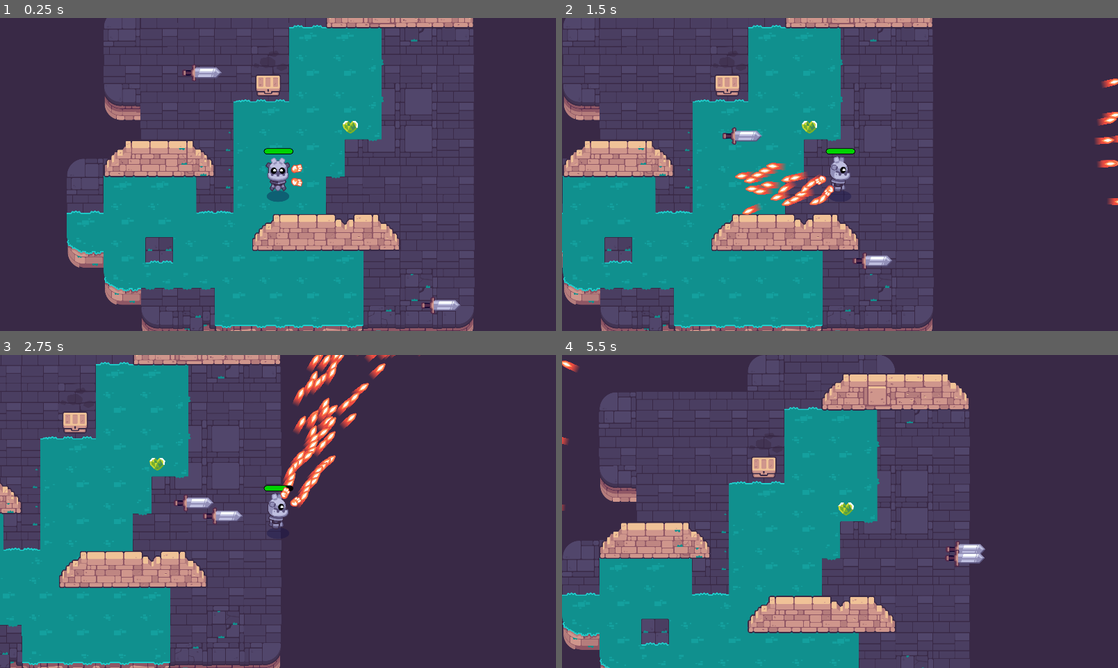
Above: before the commit, frames 1-4 (two rows, left to right).
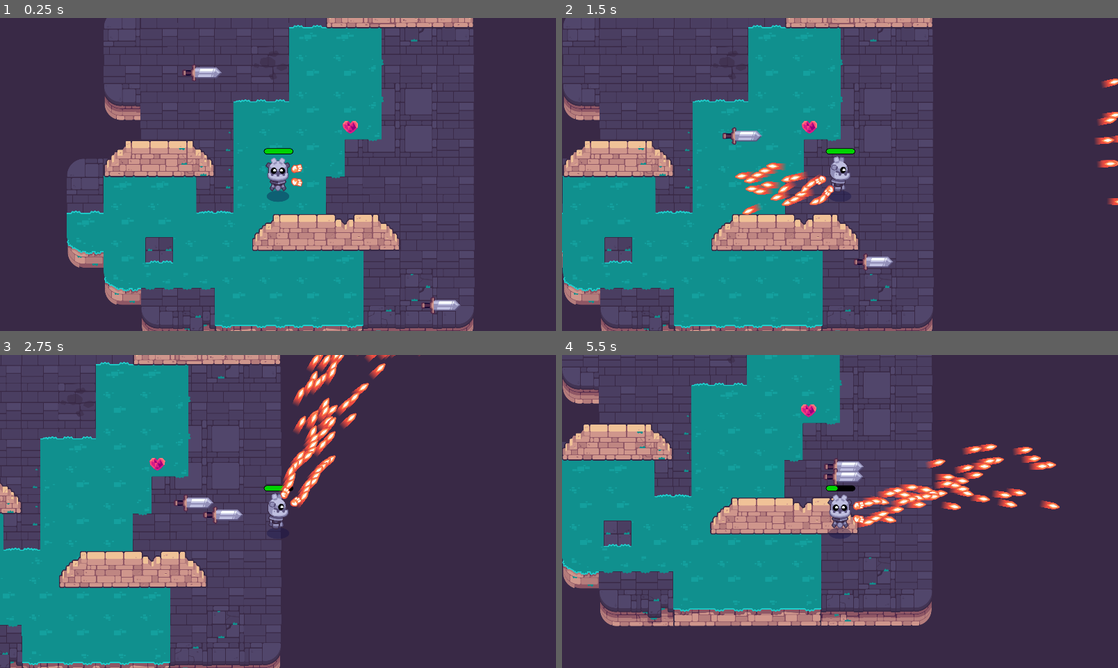
Above: after the commit, the same moments.

Repository: raweggyolk/Path-of-Sorcerers
Game: Godot game, scene res://game.tscn
The game is run twice, just before and just after one commit, with the same random seed, the same clock (stepped at 60 frames per second) and the same inputs.
Inputs (mouse positions are in pixels of both pictures, inside the frame that each line leads up to):
- Up to frame 1 (0.25 s): no input
- Up to frame 2 (1.5 s): tap Enter at 0.5 s; move the mouse to (962, 158) at 0.52 s; hold D (move_right) 0.53-1.25 s; hold E (interact, bound only before the commit) 0.53-1.25 s; click (962, 158) at 0.67 s; tap Space at 0.77 s; drag from (728, 190) to (890, 280) at 1.27 s
- Up to frame 3 (2.75 s): move the mouse to (333, 442) at 2.02 s; press the mouse at (333, 442) at 2.03 s; hold D (move_right) from 2.03 s (still down); tap E (interact, bound only before the commit) at 2.3 s
- Up to frame 4 (5.5 s): release D (move_right) at 2.75 s; release the mouse at (895, 442) at 2.75 s; drag from (812, 574) to (756, 502) at 2.77 s; move the mouse to (1006, 558) at 3.52 s; hold A (move_left) 3.53-4.25 s; hold E (interact, bound only before the commit) 3.53-4.25 s; tap Space at 3.77 s; drag from (673, 464) to (812, 514) at 4.27 s; move the mouse to (867, 511) at 5.02 s; press the mouse at (867, 511) at 5.03 s; hold S (move_down) from 5.03 s (still down); tap E (interact, bound only before the commit) at 5.3 s

The runs differ from the first frame. In frame 1, 0.4% of the frame differs, in the area x 45-65%, y 18-37%; in frame 2, 0.5%; in frame 3, 0.5%; in frame 4, 54%, in the area x 0-90%, y 0-100%.

Commit message:
Revert "glithc"
This reverts commit cfe53d99fc221adca3e21d22cc3570199e99ef53.

Diff:
--- a/M10.twin_stick_workbook/ItemHealing.gd
+++ b/M10.twin_stick_workbook/ItemHealing.gd
@@ -3,6 +3,5 @@
 
 @export var healing_amount := 100
 
-
 func use(player: Player) -> void:
 	player.health += healing_amount
--- a/M10.twin_stick_workbook/chest.gd
+++ /dev/null
@@ -1,50 +0,0 @@
-@tool
-class_name Chest extends Area2D
-
-@export var possible_items: Array[Item] = []
-var is_player_near := false
-@onready var _animation_player := $AnimationPlayer as AnimationPlayer
-
-
-func _ready() -> void:
-	body_entered.connect(func (body: Node) -> void:
-		is_player_near = true
-	)
-	body_exited.connect(func (body: Node) -> void:
-		is_player_near = false
-	)
-
-func _unhandled_input(event: InputEvent) -> void:
-	if is_player_near and event.is_action_pressed("interact"):
-		_animation_player.play("open")
-		create_pickup()
-		get_viewport().set_input_as_handled()
-
-func create_pickup() -> void:
-	if possible_items == []:
-		return
-
-	var item: Item = possible_items.pick_random()
-	var pickup: Pickup = preload("pickup.tscn").instantiate()
-	pickup.item = item
-	add_child(pickup)
-
-	var random_angle := randf_range(0.0, 2.0 * PI)
-	var random_direction := Vector2(1.0, 0.0).rotated(random_angle)
-	var land_position := random_direction * randf_range(60.0, 120.0)
-
-	const FLIGHT_TIME := 0.4
-	const HALF_FLIGHT_TIME := FLIGHT_TIME / 2.0
-
-	var tween := create_tween()
-	tween.set_parallel()
-	pickup.scale = Vector2(0.25, 0.25)
-	tween.tween_property(pickup, "scale", Vector2(1.0, 1.0), HALF_FLIGHT_TIME)
-	tween.tween_property(pickup, "position:x", land_position.x, FLIGHT_TIME)
-	tween = create_tween()
-	tween.set_trans(Tween.TRANS_QUAD)
-	tween.set_ease(Tween.EASE_OUT)
-	var jump_height := randf_range(30.0, 80.0)
-	tween.tween_property(pickup, "position:y", land_position.y - jump_height, HALF_FLIGHT_TIME)
-	tween.set_ease(Tween.EASE_IN)
-	tween.tween_property(pickup, "position:y", land_position.y, HALF_FLIGHT_TIME)
--- a/M10.twin_stick_workbook/chest.tscn
+++ /dev/null
@@ -1,46 +0,0 @@
-[gd_scene load_steps=12 format=3 uid="uid://cfq5joxa6wqdk"]
-
-[ext_resource type="Script" path="res://chest.gd" id="1_l2537"]
-[ext_resource type="Script" path="res://item.gd" id="2_l0274"]
-[ext_resource type="Texture2D" uid="uid://dub7cda3qxho2" path="res://pickups/chest/chest_bottom.png" id="2_p3iac"]
-[ext_resource type="Texture2D" uid="uid://bfj2ayjhou4bv" path="res://pickups/chest/chest_top.png" id="3_svuxr"]
-[ext_resource type="Script" path="res://ItemHealing.gd" id="3_w16th"]
-[ext_resource type="AudioStream" uid="uid://o3ra7o263286" path="res://pickups/pickup_health.wav" id="4_d2c3h"]
-[ext_resource type="Texture2D" uid="uid://be8lmb157qflx" path="res://pickups/pickup_health.png" id="5_ntnja"]
-
-[sub_resource type="Resource" id="Resource_qdlyo"]
-script = ExtResource("3_w16th")
-healing_amount = 100
-display_name = ""
-texture = ExtResource("5_ntnja")
-sound_on_pickup = ExtResource("4_d2c3h")
-
-[sub_resource type="CircleShape2D" id="CircleShape2D_ipm1x"]
-radius = 79.5016
-
-[sub_resource type="Animation" id="Animation_wn8pw"]
-resource_name = "open"
-
-[sub_resource type="AnimationLibrary" id="AnimationLibrary_ikfs7"]
-_data = {
-"open": SubResource("Animation_wn8pw")
-}
-
-[node name="ChestTest" type="Area2D"]
-script = ExtResource("1_l2537")
-possible_items = Array[ExtResource("2_l0274")]([SubResource("Resource_qdlyo")])
-
-[node name="Sprite2D" type="Sprite2D" parent="."]
-texture = ExtResource("2_p3iac")
-
-[node name="Sprite2D2" type="Sprite2D" parent="."]
-texture = ExtResource("3_svuxr")
-
-[node name="CollisionShape2D" type="CollisionShape2D" parent="."]
-position = Vector2(0.5, 6.5)
-shape = SubResource("CircleShape2D_ipm1x")
-
-[node name="AnimationPlayer" type="AnimationPlayer" parent="."]
-libraries = {
-"": SubResource("AnimationLibrary_ikfs7")
-}
--- a/M10.twin_stick_workbook/game.tscn
+++ b/M10.twin_stick_workbook/game.tscn
@@ -1,29 +1,19 @@
-[gd_scene load_steps=13 format=3 uid="uid://bqm4f1kfhyu3p"]
+[gd_scene load_steps=9 format=3 uid="uid://bqm4f1kfhyu3p"]
 
 [ext_resource type="PackedScene" uid="uid://cu2rb5dl4ljte" path="res://levels/rooms/room_a.tscn" id="1_nvmh0"]
 [ext_resource type="PackedScene" uid="uid://2vfl30qvq3hm" path="res://player.tscn" id="2_u3ttb"]
 [ext_resource type="PackedScene" uid="uid://bspwo5vam5de" path="res://mob.tscn" id="3_echao"]
 [ext_resource type="PackedScene" uid="uid://ci8su75x6odei" path="res://pickup.tscn" id="4_5ciqb"]
 [ext_resource type="Script" path="res://ItemHealing.gd" id="5_n2u0x"]
-[ext_resource type="AudioStream" uid="uid://c2woejhi871h1" path="res://pickups/pickup.wav" id="6_gi351"]
-[ext_resource type="PackedScene" uid="uid://cfq5joxa6wqdk" path="res://chest.tscn" id="8_lnjgm"]
-[ext_resource type="Script" path="res://item.gd" id="9_3pxdi"]
-[ext_resource type="AudioStream" uid="uid://o3ra7o263286" path="res://pickups/pickup_health.wav" id="10_ivfkb"]
-[ext_resource type="Texture2D" uid="uid://be8lmb157qflx" path="res://pickups/pickup_health.png" id="11_vmr54"]
+[ext_resource type="AudioStream" uid="uid://o3ra7o263286" path="res://pickups/pickup_health.wav" id="6_88xtc"]
+[ext_resource type="Texture2D" uid="uid://ciw5x0nryxfqi" path="res://pickups/pickup_heart_darkpink.png" id="7_igiac"]
 
 [sub_resource type="Resource" id="Resource_kpe0n"]
 script = ExtResource("5_n2u0x")
 healing_amount = 100
-display_name = "health"
-texture = ExtResource("11_vmr54")
-sound_on_pickup = ExtResource("6_gi351")
-
-[sub_resource type="Resource" id="Resource_rywmd"]
-script = ExtResource("5_n2u0x")
-healing_amount = 100
 display_name = ""
-texture = ExtResource("11_vmr54")
-sound_on_pickup = ExtResource("10_ivfkb")
+texture = ExtResource("7_igiac")
+sound_on_pickup = ExtResource("6_88xtc")
 
 [node name="Game" type="Node2D"]
 
@@ -41,7 +31,3 @@
 [node name="Pickup" parent="." instance=ExtResource("4_5ciqb")]
 position = Vector2(981, 532)
 item = SubResource("Resource_kpe0n")
-
-[node name="Chest" parent="." instance=ExtResource("8_lnjgm")]
-position = Vector2(697, 381)
-possible_items = Array[ExtResource("9_3pxdi")]([SubResource("Resource_rywmd")])
--- a/M10.twin_stick_workbook/pickup.gd
+++ b/M10.twin_stick_workbook/pickup.gd
@@ -10,6 +10,7 @@
 	body_entered.connect(func (body: Node2D) -> void:
 		if body is Player:
 			item.use(body)
+			set_deferred("monitoring", false)
 			audio_stream_player_2d.play()
 			queue_free()
 	)
--- a/M10.twin_stick_workbook/pickup.tscn
+++ b/M10.twin_stick_workbook/pickup.tscn
@@ -1,27 +1,15 @@
-[gd_scene load_steps=7 format=3 uid="uid://ci8su75x6odei"]
+[gd_scene load_steps=3 format=3 uid="uid://ci8su75x6odei"]
 
 [ext_resource type="Script" path="res://pickup.gd" id="1_ckba3"]
-[ext_resource type="Script" path="res://ItemHealing.gd" id="2_0bax5"]
-[ext_resource type="AudioStream" uid="uid://o3ra7o263286" path="res://pickups/pickup_health.wav" id="3_us2nw"]
-[ext_resource type="Texture2D" uid="uid://be8lmb157qflx" path="res://pickups/pickup_health.png" id="4_ukm6n"]
-
-[sub_resource type="Resource" id="Resource_8oj87"]
-script = ExtResource("2_0bax5")
-healing_amount = 100
-display_name = "health"
-texture = ExtResource("4_ukm6n")
-sound_on_pickup = ExtResource("3_us2nw")
 
 [sub_resource type="CircleShape2D" id="CircleShape2D_064si"]
-radius = 30.0
+radius = 23.0217
 
 [node name="Pickup" type="Area2D"]
 script = ExtResource("1_ckba3")
-item = SubResource("Resource_8oj87")
 
 [node name="Sprite2D" type="Sprite2D" parent="."]
 unique_name_in_owner = true
-texture = ExtResource("4_ukm6n")
 
 [node name="CollisionShape2D" type="CollisionShape2D" parent="."]
 unique_name_in_owner = true
@@ -29,6 +17,5 @@
 
 [node name="AudioStreamPlayer2D" type="AudioStreamPlayer2D" parent="."]
 unique_name_in_owner = true
-stream = ExtResource("3_us2nw")
 
 [connection signal="body_entered" from="." to="." method="_on_body_entered"]
--- a/M10.twin_stick_workbook/pickups/chest.tscn
+++ /dev/null
@@ -1,85 +0,0 @@
-[gd_scene load_steps=14 format=3 uid="uid://cam1nk408c6mm"]
-
-[ext_resource type="Script" path="res://lessons/chest/chest.gd" id="1_38t82"]
-[ext_resource type="Texture2D" uid="uid://c3hwsm5ugp8qw" path="res://lessons/chest/bottom.png" id="1_is8fq"]
-[ext_resource type="Shader" path="res://lessons/chest/group_outline.gdshader" id="1_xhbml"]
-[ext_resource type="PackedScene" uid="uid://ctqyr0ufyoktk" path="res://lessons/chest/items/key.tscn" id="2_5gwgg"]
-[ext_resource type="Texture2D" uid="uid://bnem1cahhoxdk" path="res://lessons/chest/top.png" id="2_8gy70"]
-[ext_resource type="Texture2D" uid="uid://bu2jin246nel5" path="res://lessons/chest/lock.png" id="3_juebe"]
-[ext_resource type="PackedScene" uid="uid://0i1g0cunmseb" path="res://lessons/chest/items/apple.tscn" id="3_sip4b"]
-[ext_resource type="PackedScene" uid="uid://hdxqgspfcaur" path="res://lessons/chest/items/potion.tscn" id="4_w85cl"]
-
-[sub_resource type="RectangleShape2D" id="RectangleShape2D_kw6bg"]
-size = Vector2(98, 78)
-
-[sub_resource type="ShaderMaterial" id="ShaderMaterial_kki8y"]
-resource_local_to_scene = true
-shader = ExtResource("1_xhbml")
-shader_parameter/line_color = Color(0, 0, 0, 1)
-shader_parameter/line_thickness = 4.0
-shader_parameter/viewport_scale = Vector2(1, 1)
-
-[sub_resource type="Animation" id="Animation_v0j8o"]
-length = 0.001
-tracks/0/type = "value"
-tracks/0/imported = false
-tracks/0/enabled = true
-tracks/0/path = NodePath("CanvasGroup/Top:position")
-tracks/0/interp = 1
-tracks/0/loop_wrap = true
-tracks/0/keys = {
-"times": PackedFloat32Array(0),
-"transitions": PackedFloat32Array(1),
-"update": 0,
-"values": [Vector2(0, -40)]
-}
-
-[sub_resource type="Animation" id="Animation_diubl"]
-resource_name = "open"
-tracks/0/type = "value"
-tracks/0/imported = false
-tracks/0/enabled = true
-tracks/0/path = NodePath("CanvasGroup/Top:position")
-tracks/0/interp = 1
-tracks/0/loop_wrap = true
-tracks/0/keys = {
-"times": PackedFloat32Array(0, 0.1, 0.2),
-"transitions": PackedFloat32Array(1, 1, 1),
-"update": 0,
-"values": [Vector2(0, -40), Vector2(51, -101), Vector2(108, 39)]
-}
-
-[sub_resource type="AnimationLibrary" id="AnimationLibrary_0ph2l"]
-_data = {
-"RESET": SubResource("Animation_v0j8o"),
-"open": SubResource("Animation_diubl")
-}
-
-[node name="Chest" type="Area2D"]
-script = ExtResource("1_38t82")
-possible_items = Array[PackedScene]([ExtResource("2_5gwgg"), ExtResource("3_sip4b"), ExtResource("4_w85cl")])
-
-[node name="CollisionShape2D" type="CollisionShape2D" parent="."]
-visible = false
-position = Vector2(0, -32)
-shape = SubResource("RectangleShape2D_kw6bg")
-
-[node name="CanvasGroup" type="CanvasGroup" parent="."]
-material = SubResource("ShaderMaterial_kki8y")
-
-[node name="Bottom" type="Sprite2D" parent="CanvasGroup"]
-position = Vector2(0, -28)
-texture = ExtResource("1_is8fq")
-
-[node name="Top" type="Sprite2D" parent="CanvasGroup"]
-position = Vector2(0, -40)
-texture = ExtResource("2_8gy70")
-
-[node name="Lock" type="Sprite2D" parent="CanvasGroup"]
-position = Vector2(0, -14)
-texture = ExtResource("3_juebe")
-
-[node name="AnimationPlayer" type="AnimationPlayer" parent="."]
-libraries = {
-"": SubResource("AnimationLibrary_0ph2l")
-}
--- a/M10.twin_stick_workbook/player.tscn
+++ b/M10.twin_stick_workbook/player.tscn
@@ -8,9 +8,8 @@
 [ext_resource type="PackedScene" uid="uid://bojuum4gq80it" path="res://weapon.tscn" id="5_l7lvd"]
 [ext_resource type="Texture2D" uid="uid://dekkcmj408pvt" path="res://player/hand_fire.png" id="6_eel5l"]
 
-[sub_resource type="CapsuleShape2D" id="CapsuleShape2D_ufpuc"]
-radius = 34.0
-height = 126.0
+[sub_resource type="CircleShape2D" id="CircleShape2D_oblp0"]
+radius = 21.0238
 
 [sub_resource type="StyleBoxFlat" id="StyleBoxFlat_4vt4b"]
 bg_color = Color(0, 0, 0, 1)
@@ -37,7 +36,6 @@
 corner_radius_bottom_left = 10
 
 [node name="Player" type="CharacterBody2D"]
-top_level = true
 position = Vector2(0, -38)
 motion_mode = 1
 script = ExtResource("1_op2cb")
@@ -48,7 +46,8 @@
 
 [node name="CollisionShape2D" type="CollisionShape2D" parent="."]
 unique_name_in_owner = true
-shape = SubResource("CapsuleShape2D_ufpuc")
+position = Vector2(0, 38)
+shape = SubResource("CircleShape2D_oblp0")
 
 [node name="Shadow" parent="." instance=ExtResource("2_pw1ne")]
 
--- a/M10.twin_stick_workbook/project.godot
+++ b/M10.twin_stick_workbook/project.godot
@@ -106,11 +106,6 @@
 "events": [Object(InputEventMouseButton,"resource_local_to_scene":false,"resource_name":"","device":-1,"window_id":0,"a …(253 unchanged characters)…
 ]
 }
-interact={
-"deadzone": 0.5,
-"events": [Object(InputEventKey,"resource_local_to_scene":false,"resource_name":"","device":-1,"window_id":0,"alt_pressed":false,"shift_pressed":false,"ctrl_pressed":false,"meta_pressed":false,"pressed":false,"keycode":0,"physical_keycode":69,"key_label":0,"unicode":101,"location":0,"echo":false,"script":null)
-]
-}
 
 [layer_names]
 
Not shown, removed: M10.twin_stick_workbook/pickups/pickup_health.mp3.import
Not shown, changed: .DS_Store
Not shown, removed: M10.twin_stick_workbook/pickups/pickup_health.mp3
